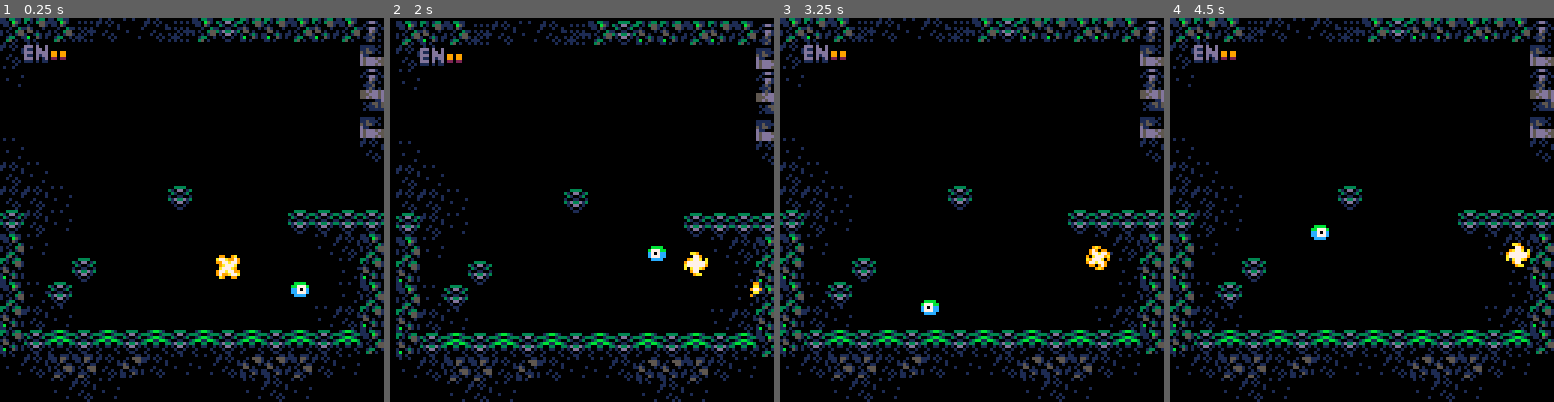
Above: before the commit, frames 1-4 (left to right).
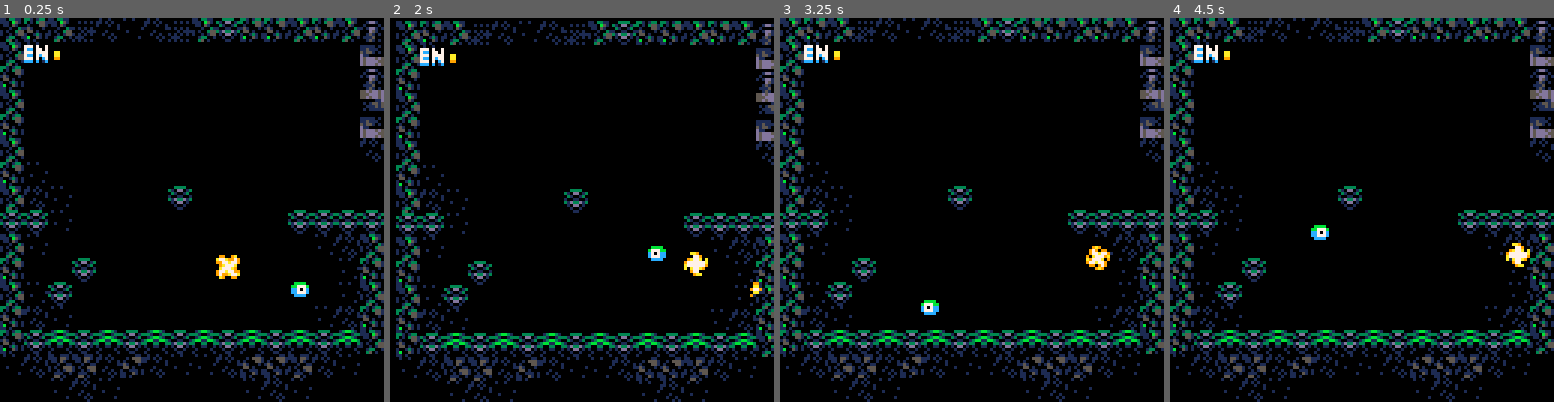
Above: after the commit, the same moments.

Repository: smketterer/detroid
Game: PICO-8 cartridge detroid.p8
Two runs of this game, one before a commit and one after it. Both use one fixed random seed, a clock stepped at 60 frames per second and the inputs below.
Inputs:
- Up to frame 1 (0.25 s): no input
- Up to frame 2 (2 s): tap X (X key) at 0.33, 1.07, 1.85 s; tap O (Z key) at 0.7, 1.7 s; hold Right from 1.6 s (still down)
- Up to frame 3 (3.25 s): release Right at 2.1 s; tap O (Z key) at 2.1, 2.5, 2.9 s; hold Right 2.47-3.03 s; tap X (X key) at 2.97 s; hold Left from 3.08 s (still down)
- Up to frame 4 (4.5 s): tap O (Z key) at 3.3, 3.7, 4.1 s; release Left at 3.58 s; hold Right from 4.02 s (still down); tap X (X key) at 4.08 s

The runs differ from the first frame. In frame 1, 2.1% of the frame differs, in the area x 0-18%, y 6-57%; in frame 2, 2.1%; in frame 3, 2.1%; in frame 4, 2.1%.

Commit message:
Add special items (powerups), frame buffer for jumping.

Diff:
--- a/detroid.p8
+++ b/detroid.p8
@@ -5,8 +5,10 @@
 -- by cow
 
 function _init()
-  p = { sprite = 2, x = 72, y = 72, dx = 0, dy = 0, msp = 2, jsp = 3, isgrounded = false, facing = 1, moving = false }
+  p = { hp = 10, sprite = 2, x = 72, y = 72, dx = 0, dy = 0, msp = 2, jsp = 3, isgrounded = false, facing = 1, moving = false }
+  i = { dj = false, djactive = false }
   g = { grav = 0.2 }
+  item_list = {{ name = "double jump", x = 360, y = 96}}
   bullet_list = {}
   effect_list = {}
   enemy_list = { { hp = 3, sprite = 36, x = 88, y = 88, dx = 0, dy = 0, facing = 1, ai = "sin", hit = false } }
@@ -19,10 +21,14 @@
   update_camera()
   update_bullets()
   update_enemies()
+  update_special_items()
 
   -- jump
-  if btnp(4) and p.isgrounded then
+  if btnp(4) and (p.waswaswasgrounded or p.isgrounded or i.djactive) then
     p.dy = -p.jsp
+    if i.djactive and not p.isgrounded then
+      i.djactive = false
+    end
   end
 
   -- before moving save x
@@ -64,6 +70,9 @@
   local v = mget((p.x + 4) / 8,(p.y + 8) / 8)
   -- assume they are floating
   -- until we see otherwise
+  p.waswaswasgrounded = p.waswasgrounded
+  p.waswasgrounded = p.wasgrounded
+  p.wasgrounded = p.isgrounded
   p.isgrounded = false
   -- if moving down then...
   if p.dy >= 0 then
@@ -72,6 +81,7 @@
       p.y = flr((p.y) / 8) * 8
       p.dy = 0
       p.isgrounded = true
+      if i.dj then i.djactive = true end
     end
   end
 
@@ -105,6 +115,19 @@
         p.sprite += 1
         if p.sprite > 6 then p.sprite = 4 end
       end
+    end
+  end
+end
+
+function update_special_items()
+  local threshold = 8
+  for item in all(item_list) do
+    if abs((p.x + 4) - (item.x + 4)) < threshold and abs((p.y + 4) - (item.y + 4)) < threshold then
+      if item.name == "double jump" then
+        i.dj = true
+        i.djactive = true
+      end
+      del(item_list, item)
     end
   end
 end
@@ -138,6 +161,11 @@
 
       -- delete on collision with tiles
       local h = mget((bullet.x + 4) / 8, (bullet.y + 4) / 8)
+      -- flagged as breakable
+      if fget(h, 1) then
+        mset(flr((bullet.x + 4) / 8), flr((bullet.y + 4) / 8), 0)
+      end
+      -- flagged as solid
       if fget(h, 0) then
         add(effect_list, {start_frame = 13, current_frame = 13, end_frame = 16, speed = 2, x = bullet.x, y = bullet.y, facing = bullet.facing})
         screen_shake(2,1)
@@ -194,6 +222,12 @@
     else
       spr(12, bullet.x, bullet.y, 1, 1, true)
     end
+  end
+end
+
+function draw_special_items()
+  for item in all(item_list) do
+    spr(118, item.x, item.y)
   end
 end
 
@@ -241,10 +275,11 @@
 function game_draw()
   map(0, 0, 0, 0, 128, 128)
   draw_player()
+  draw_enemies()
   draw_bullets()
   draw_effects()
+  draw_special_items()
   draw_hud()
-  draw_enemies()
 end
 
 function _draw()
@@ -257,14 +292,14 @@
 
 
 __gfx__
-000000001111111106aa960006aa960000aa90000009a900099009a000aa90000009a900099009a0000000000000000000000000000000000000000000020000
-000000001000000169a9fa6069a9fa600007790009909790a77a99790007790009909790a77a9979ddd0d00d0000000000000000000000000004000000000000
-0000000010000001699ffa60699ffa6009a77a0a977a77909977a77909ae8a0a977ae890998ea779d110dd0d0000000000000000000990000004900000000000
-000000001000000106966960069669609777777aa9777a0909a777a09778877aa9788809098887a0ddd0dddd0990990000009aa0000aa0000000a00000000000
-00000000100000010868867068688677a777777990a7779a0a777a90a77887799088879a0a788890d110d1dd09909900009a7779009779000400009000000004
-000000001000000106f88650f6888655a0a77a900977a779977a7799a0a8ea90098ea779977ae899ddd0d01d0220220000009aa0000aa0000000000000000000
-0000000010000001068826606688266600977000097909909799a77a00977000097909909799a77a111010010000000000000000000009000000000000000000
-000000001111111168666260006860000009aa00009a90000a9009900009aa00009a90000a900990000000000000000000000000000000000000004000000000
+000000001111111106aa960006aa960000aa90000009a900099009a0000000000000000000000000000000000000000000000000000000000000000000020000
+000000001000000169a9fa6069a9fa600007790009909790a77a9979000000000000000022022022777070070000000000000000000000000004000000000000
+0000000010000001699ffa60699ffa6009a77a0a977a77909977a7790000000000000000880880887cc077070000000000000000000990000004900000000000
+000000001000000106966960069669609777777aa9777a0909a777a00000000000000000880880887770777700aa000000009aa0000aa0000000a00000000000
+00000000100000010868867068688677a777777990a7779a0a777a900000000000000000880880887cc07c7700aa0000009a7779009779000400009000000004
+000000001000000106f88650f6888655a0a77a900977a779977a7799000000000000000088088088777070c70099000000009aa0000aa0000000000000000000
+0000000010000001068826606688266600977000097909909799a77a000000000000000022022022ccc0c00c0000000000000000000009000000000000000000
+000000001111111168666260006860000009aa00009a90000a900990000000000000000000000000000000000000000000000000000000000000004000000000
 00000000000000000000000000000000000000000000000000000000000000000000000000000000000000000000000000000000000000000000000000000000
 00000000000000000000000000000000000000000000000000000000000000000000000000000000000000000000000000000000000000000000000000000000
 00000000000000000000000000000000000000000000000000000000000000000000000000000000000000000000000000000000000000000000000000000000
@@ -313,14 +348,14 @@
 5d5ddd5d07cc00000cc50000000000000000cc70d5ddd5d588888888000000000000000000000000000000000000000000000000000000000000000000000000
 55dddd5d077c00000c500000000000000000c770d5dddd5588888888000000000000000000000000000000000000000000000000000000000000000000000000
 5d5ddd5d077c00000c000000000000000000c770d5ddd5d588888888000000000000000000000000000000000000000000000000000000000000000000000000
-55d5dd5d07cc00000c000000000000000000cc70d5dd5d5500000000000000000000000000000000000000000000000000000000000000000000000000000000
-555ddd5d0ccc00000c500000000000000000ccc0d5ddd55500000000000000000000000000000000000000000000000000000000000000000000000000000000
-55d5dd5d0ccc00000cc50000000000000000ccc0d5dd5d5500000000000000000000000000000000000000000000000000000000000000000000000000000000
-0000011d0cc500000cc500000500000000005cc0d110000000000000000000000000000000000000000000000000000000000000000000000000000000000000
-010155150cc100000cc100000c50000000001cc05155101000000000000000000000000000000000000000000000000000000000000000000000000000000000
-001115150c5000000c5000000c500000000005c05151110000000000000000000000000000000000000000000000000000000000000000000000000000000000
-01011111050000000500000005000000000000501111101000000000000000000000000000000000000000000000000000000000000000000000000000000000
-00000000000000000000000000000000000000000000000000000000000000000000000000000000000000000000000000000000000000000000000000000000
+55d5dd5d07cc00000c000000000000000000cc70d5dd5d55049aa940000000000000000000000000000000000000000000000000000000000000000000000000
+555ddd5d0ccc00000c500000000000000000ccc0d5ddd5554aa77aa4000000000000000000000000000000000000000000000000000000000000000000000000
+55d5dd5d0ccc00000cc50000000000000000ccc0d5dd5d559a7777a9000000000000000000000000000000000000000000000000000000000000000000000000
+0000011d0cc500000cc500000500000000005cc0d1100000a777777a000000000000000000000000000000000000000000000000000000000000000000000000
+010155150cc100000cc100000c50000000001cc051551010a777777a000000000000000000000000000000000000000000000000000000000000000000000000
+001115150c5000000c5000000c500000000005c0515111009a7777a9000000000000000000000000000000000000000000000000000000000000000000000000
+0101111105000000050000000500000000000050111110104aa77aa4000000000000000000000000000000000000000000000000000000000000000000000000
+000000000000000000000000000000000000000000000000049aa940000000000000000000000000000000000000000000000000000000000000000000000000
 00000000000000000000000000000000000000000000000000000000000000000000000000000000000000000000000000000000000000000000000000000000
 00000000000000000000000000000000000000000000000000000000000000000000000000000000000000000000000000000000000000000000000000000000
 00000000000000000000000000000000000000000000000000000000000000000000000000000000000000000000000000000000000000000000000000000000
@@ -386,168 +421,168 @@
 00000000000000000000000000000000000000000000000000000000000000000000000000000000000000000000000000000000000000000000000000000000
 00000000000000000000000000000000000000000000000000000000000000000000000000000000000000000000000000000000000000000000000000000000
 __gff__
-0001000000000000000000000000000000000000000000000000000000000000000000000000000000000000000000000000000000000000000000000000000000000000010101000000000000000000010101010001010000000000000000000100000000010000000000000000000001000000000100000000000000000000
+0003000000000000000000000000000000000000000000000000000000000000000000000000000000000000000000000000000000000000000000000000000000000000010101000000000000000000010101010001010000000000000000000100000000010000000000000000000001000000000100000000000000000000
 0000000000000000000000000000000000000000000000000000000000000000000000000000000000000000000000000000000000000000000000000000000000000000000000000000000000000000000000000000000000000000000000000000000000000000000000000000000000000000000000000000000000000000
 __map__
-5352535442434254535152525352535555525352510000000000005152535265010101010101010101010101010101010000000000000000000000000000000000000000000000000000000000000000000000000000000000000000000000000000000000000000000000000000000000000000000000000000000000000000
-4243000000000000000000000000006555424300555500000000000000004355010000000000000000000000000000010000000000000000000000000000000000000000000000000000000000000000000000000000000000000000000000000000000000000000000000000000000000000000000000000000000000000000
-4300000000000000000000000000005570430000434300000000000000000065010000000000000000000000000000010000000000000000000000000000000000000000000000000000000000000000000000000000000000000000000000000000000000000000000000000000000000000000000000000000000000000000
-0000000000000000000000000000007065000000000055550000000000000070010000000000000000000000000000010000000000000000000000000000000000000000000000000000000000000000000000000000000000000000000000000000000000000000000000000000000000000000000000000000000000000000
-0000000000000000000000000000006555000000000043430000000000000043010000000000000000000000000000010000000000000000000000000000000000000000000000000000000000000000000000000000000000000000000000000000000000000000000000000000000000000000000000000000000000000000
-4300000000000000000000000000004243000000000000005555000000000000010100000000000000000000000000010000000000000000000000000000000000000000000000000000000000000000000000000000000000000000000000000000000000000000000000000000000000000000000000000000000000000000
-4243000000000000000000000000000000000000000000004343000000000000000000000000000000000000000000010000000000000000000000000000000000000000000000000000000000000000000000000000000000000000000000000000000000000000000000000000000000000000000000000000000000000000
-4242430000000051000000000000000000000000000000000000555500000000000000000000000000000000000000010000000000000000000000000000000000000000000000000000000000000000000000000000000000000000000000000000000000000000000000000000000000000000000000000000000000000000
-5142430000000000000000005151515151706551000000000000434300000070010100000000000000000000000000010000000000000000000000000000000000000000000000000000000000000000000000000000000000000000000000000000000000000000000000000000000000000000000000000000000000000000
+5352535442434254535152525352535555525352510101010101015152535265010101010101010101010101010101010000000000000000000000000000000000000000000000000000000000000000000000000000000000000000000000000000000000000000000000000000000000000000000000000000000000000000
+5343000000000000000000000000006555424300555500000000000000004355010000000000000000000000000000010000000000000000000000000000000000000000000000000000000000000000000000000000000000000000000000000000000000000000000000000000000000000000000000000000000000000000
+5200000000000000000000000000005570430000434300000000000000000065010000000000000000000000000000010000000000000000000000000000000000000000000000000000000000000000000000000000000000000000000000000000000000000000000000000000000000000000000000000000000000000000
+5300000000000000000000000000007065000000000055550000000000000070010100000000000000000000000000010000000000000000000000000000000000000000000000000000000000000000000000000000000000000000000000000000000000000000000000000000000000000000000000000000000000000000
+5200000000000000000000000000006555000000000043430000000000000043000000000000000000000000000000010000000000000000000000000000000000000000000000000000000000000000000000000000000000000000000000000000000000000000000000000000000000000000000000000000000000000000
+5300000000000000000000000000004243000000000000005555000000000000000000000000000000000000000000010000000000000000000000000000000000000000000000000000000000000000000000000000000000000000000000000000000000000000000000000000000000000000000000000000000000000000
+5243000000000000000000000000000000000000000000004343000000000000000000000000000000000000000000010000000000000000000000000000000000000000000000000000000000000000000000000000000000000000000000000000000000000000000000000000000000000000000000000000000000000000
+5342430000000051000000000000000000000000000000000000555500000000000000000000000000000000000000010000000000000000000000000000000000000000000000000000000000000000000000000000000000000000000000000000000000000000000000000000000000000000000000000000000000000000
+5151430000000000000000005151515151706551000000000000434300000070010100000000000000000000000000010000000000000000000000000000000000000000000000000000000000000000000000000000000000000000000000000000000000000000000000000000000000000000000000000000000000000000
 5343000000000000000000000043425365430000000000000000000000007065010000000000000000000000000000010000000000000000000000000000000000000000000000000000000000000000000000000000000000000000000000000000000000000000000000000000000000000000000000000000000000000000
-5200005100000000000000000000435255000000000000000000000000004355010000000000000000000000000000010000000000000000000000000000000000000000000000000000000000000000000000000000000000000000000000000000000000000000000000000000000000000000000000000000000000000000
-5343510000000000000000000000435355430000000000000000000000007055010000000000000000000000000000010000000000000000000000000000000000000000000000000000000000000000000000000000000000000000000000000000000000000000000000000000000000000000000000000000000000000000
-5242430000000000000000000043425255424300000000000000000000434255010000000000000000000000000000010000000000000000000000000000000000000000000000000000000000000000000000000000000000000000000000000000000000000000000000000000000000000000000000000000000000000000
-5251505150515051505150515051505351515051505152515251537051705551010101010101010101010101010101010000000000000000000000000000000000000000000000000000000000000000000000000000000000000000000000000000000000000000000000000000000000000000000000000000000000000000
-4342414142404243434240404142430043404042434342404152416570705570000000000000000000000000000000000000000000000000000000000000000000000000000000000000000000000000000000000000000000000000000000000000000000000000000000000000000000000000000000000000000000000000
-0000434243000000000043424300000000434243000043424041657065706555000000000000000000000000000000000000000000000000000000000000000000000000000000000000000000000000000000000000000000000000000000000000000000000000000000000000000000000000000000000000000000000000
-0000000000000000000000000000000000000000000000000000000000000000000000000000000000000000000000000000000000000000000000000000000000000000000000000000000000000000000000000000000000000000000000000000000000000000000000000000000000000000000000000000000000000000
-0000000000000000000000000000000000000000000000000000000000000000000000000000000000000000000000000000000000000000000000000000000000000000000000000000000000000000000000000000000000000000000000000000000000000000000000000000000000000000000000000000000000000000
-0000000000000000000000000000000000000000000000000000000000000000000000000000000000000000000000000000000000000000000000000000000000000000000000000000000000000000000000000000000000000000000000000000000000000000000000000000000000000000000000000000000000000000
-0000000000000000000000000000000000000000000000000000000000000000000000000000000000000000000000000000000000000000000000000000000000000000000000000000000000000000000000000000000000000000000000000000000000000000000000000000000000000000000000000000000000000000
-0000000000000000000000000000000000000000000000000000000000000000000000000000000000000000000000000000000000000000000000000000000000000000000000000000000000000000000000000000000000000000000000000000000000000000000000000000000000000000000000000000000000000000
-0000000000000000000000000000000000000000000000000000000000000000000000000000000000000000000000000000000000000000000000000000000000000000000000000000000000000000000000000000000000000000000000000000000000000000000000000000000000000000000000000000000000000000
-0000000000000000000000000000000000000000000000000000000000000000000000000000000000000000000000000000000000000000000000000000000000000000000000000000000000000000000000000000000000000000000000000000000000000000000000000000000000000000000000000000000000000000
-0000000000000000000000000000000000000000000000000000000000000000000000000000000000000000000000000000000000000000000000000000000000000000000000000000000000000000000000000000000000000000000000000000000000000000000000000000000000000000000000000000000000000000
-0000000000000000000000000000000000000000000000000000000000000000000000000000000000000000000000000000000000000000000000000000000000000000000000000000000000000000000000000000000000000000000000000000000000000000000000000000000000000000000000000000000000000000
-0000000000000000000000000000000000000000000000000000000000000000000000000000000000000000000000000000000000000000000000000000000000000000000000000000000000000000000000000000000000000000000000000000000000000000000000000000000000000000000000000000000000000000
-0000000000000000000000000000000000000000000000000000000000000000000000000000000000000000000000000000000000000000000000000000000000000000000000000000000000000000000000000000000000000000000000000000000000000000000000000000000000000000000000000000000000000000
-0000000000000000000000000000000000000000000000000000000000000000000000000000000000000000000000000000000000000000000000000000000000000000000000000000000000000000000000000000000000000000000000000000000000000000000000000000000000000000000000000000000000000000
-0000000000000000000000000000000000000000000000000000000000000000000000000000000000000000000000000000000000000000000000000000000000000000000000000000000000000000000000000000000000000000000000000000000000000000000000000000000000000000000000000000000000000000
-0000000000000000000000000000000000000000000000000000000000000000000000000000000000000000000000000000000000000000000000000000000000000000000000000000000000000000000000000000000000000000000000000000000000000000000000000000000000000000000000000000000000000000
-0000000000000000000000000000000000000000000000000000000000000000000000000000000000000000000000000000000000000000000000000000000000000000000000000000000000000000000000000000000000000000000000000000000000000000000000000000000000000000000000000000000000000000
-0000000000000000000000000000000000000000000000000000000000000000000000000000000000000000000000000000000000000000000000000000000000000000000000000000000000000000000000000000000000000000000000000000000000000000000000000000000000000000000000000000000000000000
-…(130 lines of a section not shown)…
+5200005100000000000000000000435255000000000000000000000000004355010000000000000000000000000000015555555555000000000000000000000000000000000000000000000000000000000000000000000000000000000000000000000000000000000000000000000000000000000000000000000000000000
+5343510000000000000000000000435355430000000000000000000000007055010000000000000000000000000000010000000055000000000000000000000000000000000000000000000000000000000000000000000000000000000000000000000000000000000000000000000000000000000000000000000000000000
+5242430000000000000000000043425255424300000000000000000000434255010000000000000000000000000000015555000055000000000000000000000000000000000000000000000000000000000000000000000000000000000000000000000000000000000000000000000000000000000000000000000000000000
+5251505150515051505150515051505351515151000051515251537051705551010101010101010101010101010101015500000055000000000000000000000000000000000000000000000000000000000000000000000000000000000000000000000000000000000000000000000000000000000000000000000000000000
+4342414142404243434240404142430043404055000055404152416570705570000000000000000000000000000000005500005555000000000000000000000000000000000000000000000000000000000000000000000000000000000000000000000000000000000000000000000000000000000000000000000000000000
+0000434243000000000043424300000000434255430055424041657065706555000000000000000000000000000000005500000055000000000000000000000000000000000000000000000000000000000000000000000000000000000000000000000000000000000000000000000000000000000000000000000000000000
+0000000000000000000000000000000065706555424355555170657065706570555555555555555555555555555555555555000055000000000000000000000000000000000000000000000000000000000000000000000000000000000000000000000000000000000000000000000000000000000000000000000000000000
+0000000000000000000000000000000070657055430000000000000000000000000000000000000000000000000000000000000055000000000000000000000000000000000000000000000000000000000000000000000000000000000000000000000000000000000000000000000000000000000000000000000000000000
+0000000000000000000000000000000065706555555555555555555555555555555555555555555555555555555555555555555555000000000000000000000000000000000000000000000000000000000000000000000000000000000000000000000000000000000000000000000000000000000000000000000000000000
+0000000000000000000000000000000000000000000000000000000000000000000000000000000000000000000000000000000000000000000000000000000000000000000000000000000000000000000000000000000000000000000000000000000000000000000000000000000000000000000000000000000000000000
+0000000000000000000000000000000000000000000000000000000000000000000000000000000000000000000000000000000000000000000000000000000000000000000000000000000000000000000000000000000000000000000000000000000000000000000000000000000000000000000000000000000000000000
+0000000000000000000000000000000000000000000000000000000000000000000000000000000000000000000000000000000000000000000000000000000000000000000000000000000000000000000000000000000000000000000000000000000000000000000000000000000000000000000000000000000000000000
+0000000000000000000000000000000000000000000000000000000000000000000000000000000000000000000000000000000000000000000000000000000000000000000000000000000000000000000000000000000000000000000000000000000000000000000000000000000000000000000000000000000000000000
+0000000000000000000000000000000000000000000000000000000000000000000000000000000000000000000000000000000000000000000000000000000000000000000000000000000000000000000000000000000000000000000000000000000000000000000000000000000000000000000000000000000000000000
+0000000000000000000000000000000000000000000000000000000000000000000000000000000000000000000000000000000000000000000000000000000000000000000000000000000000000000000000000000000000000000000000000000000000000000000000000000000000000000000000000000000000000000
+0000000000000000000000000000000000000000000000000000000000000000000000000000000000000000000000000000000000000000000000000000000000000000000000000000000000000000000000000000000000000000000000000000000000000000000000000000000000000000000000000000000000000000
+0000000000000000000000000000000000000000000000000000000000000000000000000000000000000000000000000000000000000000000000000000000000000000000000000000000000000000000000000000000000000000000000000000000000000000000000000000000000000000000000000000000000000000
+0000000000000000000000000000000000000000000000000000000000000000000000000000000000000000000000000000000000000000000000000000000000000000000000000000000000000000000000000000000000000000000000000000000000000000000000000000000000000000000000000000000000000000
+0000000000000000000000000000000000000000000000000000000000000000000000000000000000000000000000000000000000000000000000000000000000000000000000000000000000000000000000000000000000000000000000000000000000000000000000000000000000000000000000000000000000000000
+0000000000000000000000000000000000000000000000000000000000000000000000000000000000000000000000000000000000000000000000000000000000000000000000000000000000000000000000000000000000000000000000000000000000000000000000000000000000000000000000000000000000000000
+0000000000000000000000000000000000000000000000000000000000000000000000000000000000000000000000000000000000000000000000000000000000000000000000000000000000000000000000000000000000000000000000000000000000000000000000000000000000000000000000000000000000000000
+0000000000000000000000000000000000000000000000000000000000000000000000000000000000000000000000000000000000000000000000000000000000000000000000000000000000000000000000000000000000000000000000000000000000000000000000000000000000000000000000000000000000000000
+…(130 lines of a section not shown)…
